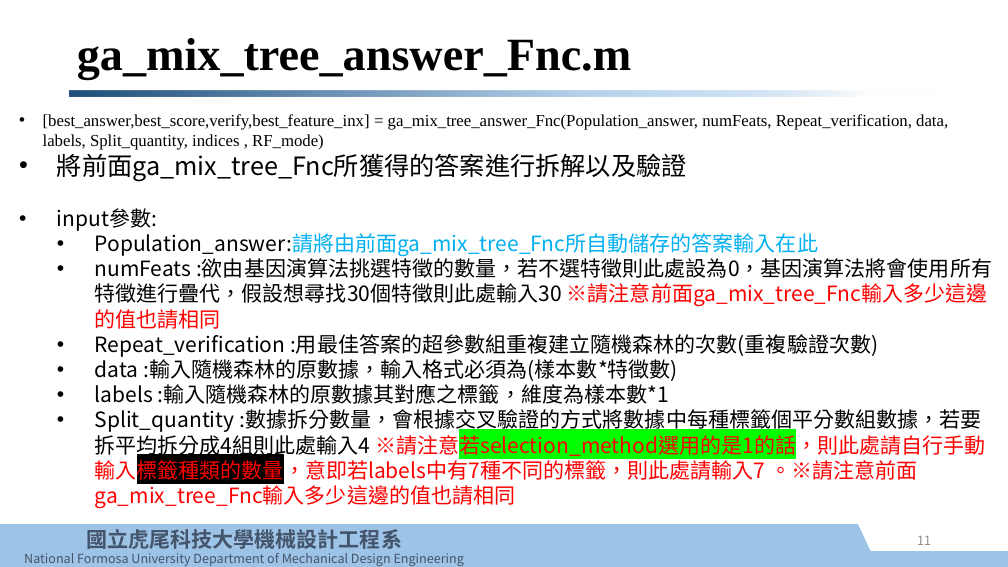
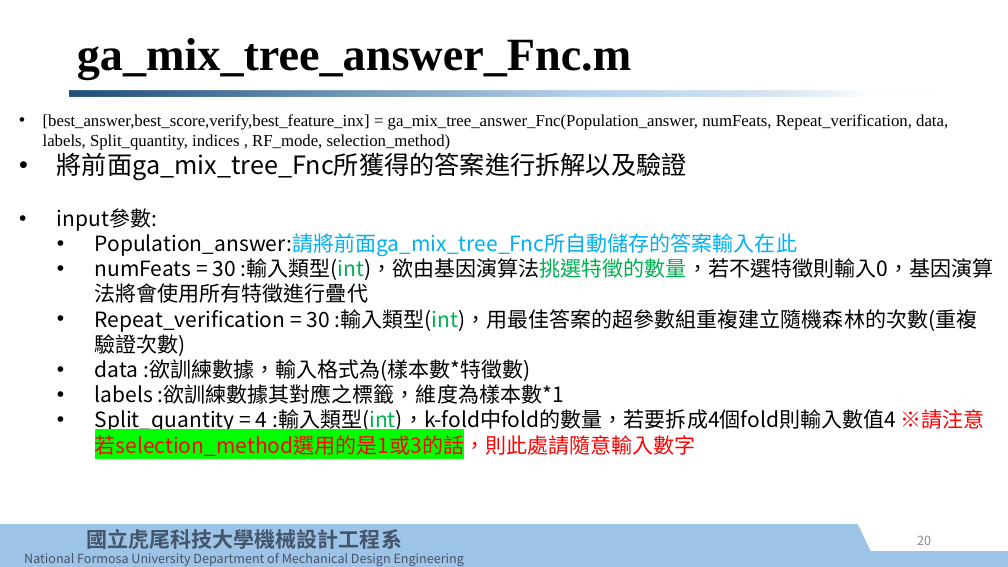
Before and after one commit to e970230/test, a slide deck: slide 20 of GA_RF/基因演算法控制隨機森林使用說明.pptx (slide 11 before the commit). Drawn at 1008x567 pixels with LibreOffice and Linux fonts; fonts in the diff are those of the drawing; background and template pictures are left out. Boxes give left, top, right and bottom in pixels: in the first picture for what was removed or moved away, otherwise in the second. Text is boxed around its words. In the diff, an @@ line names an element or a change of style, - is before the commit and + after.

```diff
--- a/GA_RF/基因演算法控制隨機森林使用說明.pptx
+++ b/GA_RF/基因演算法控制隨機森林使用說明.pptx
@@ text at (43, 114, 948, 150): text changed @@
-• [best_answer,best_score,verify,best_feature_inx] = ga_mix_tree_answer_Fnc(Population_answer, numFeats, Repeat_verification, data, labels, Split_quantity, indices , RF_mode)
+• [best_answer,best_score,verify,best_feature_inx] = ga_mix_tree_answer_Fnc(Population_answer, numFeats, Repeat_verification, data, labels, Split_quantity, indices , RF_mode, selection_method)
@@ text at (95, 233, 994, 458): text changed @@
-  • Population_answer:請將由前面ga_mix_tree_Fnc所自動儲存的答案輸入在此
-  • numFeats :欲由基因演算法挑選特徵的數量，若不選特徵則此處設為0，基因演算法將會使用所有特徵進行疊代，假設想尋找30個特徵則此處輸入30 ※請注意前面ga_mix_tree_Fnc輸入多少這邊的值也請相同
-  • Repeat_verification :用最佳答案的超參數組重複建立隨機森林的次數(重複驗證次數)
-  • data :輸入隨機森林的原數據，輸入格式必須為(樣本數*特徵數)
-  • labels :輸入隨機森林的原數據其對應之標籤，維度為樣本數*1
-  • Split_quantity :數據拆分數量，會根據交叉驗證的方式將數據中每種標籤個平分數組數據，若要拆平均拆分成4組則此處輸入4 ※請注意若selection_method選用的是1的話，則此處請自行手動輸入標籤種類的數量，意即若labels中有7種不同的標籤，則此處請輸入7 。※請注意前面ga_mix_tree_Fnc輸入多少這邊的值也請相同
+  • Population_answer:請將前面ga_mix_tree_Fnc所自動儲存的答案輸入在此
+  • numFeats = 30 :輸入類型(int)，欲由基因演算法挑選特徵的數量，若不選特徵則輸入0，基因演算法將會使用所有特徵進行疊代
+  • Repeat_verification = 30 :輸入類型(int)，用最佳答案的超參數組重複建立隨機森林的次數(重複驗證次數)
+  • data :欲訓練數據，輸入格式為(樣本數*特徵數)
+  • labels :欲訓練數據其對應之標籤，維度為樣本數*1
+  • Split_quantity = 4 :輸入類型(int)，k-fold中fold的數量，若要拆成4個fold則輸入數值4 ※請注意若selection_method選用的是1或3的話，則此處請隨意輸入數字
@@ page number at (917, 536, 931, 545): text changed @@
-11
+20
```
Also in this commit, not shown: 6 other slides changed, 8 slides added, 4 slides removed.
